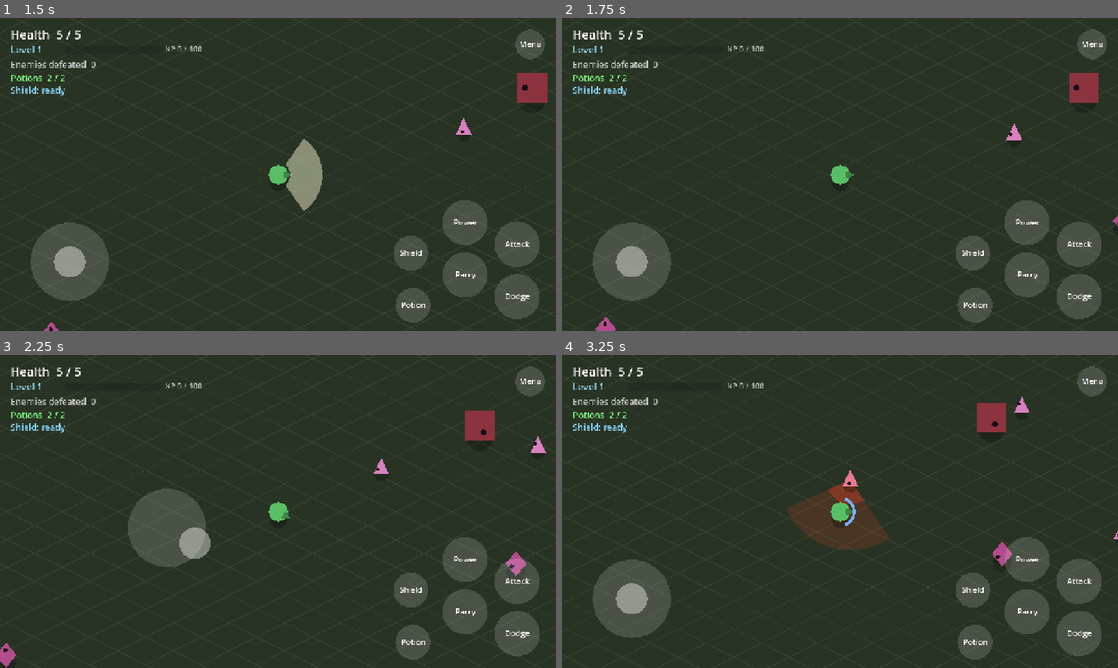
Above: before the commit, frames 1-4 (two rows, left to right).
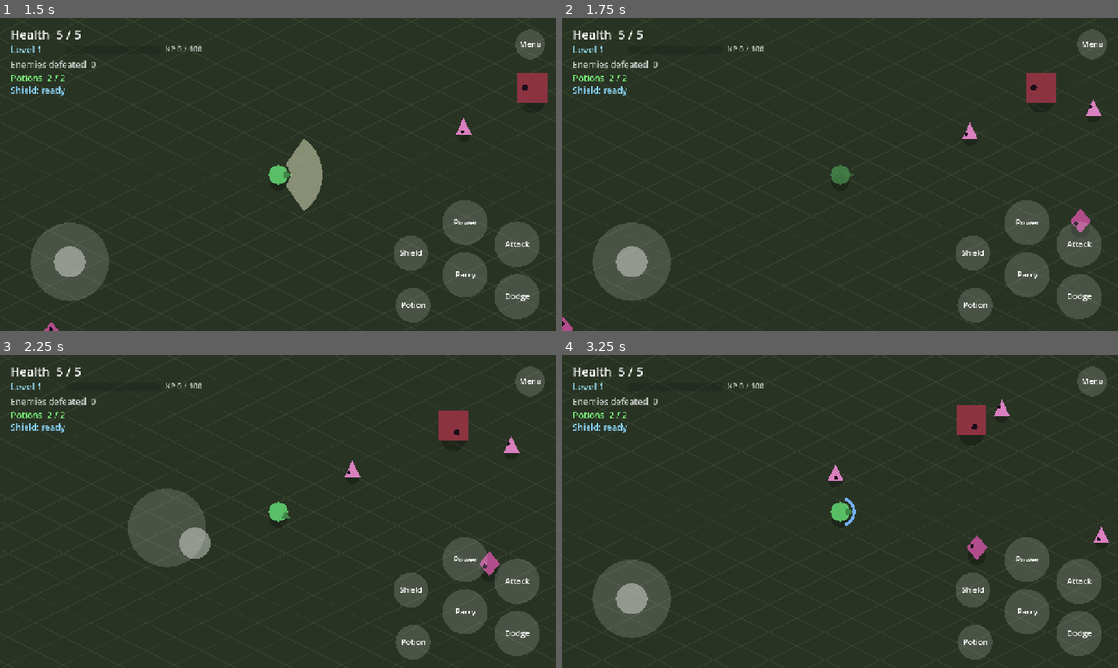
Above: after the commit, the same moments.

Repository: fdamore1984/gobelino-game
Game: Godot game, scene res://scenes/menu.tscn
The game is run twice, just before and just after one commit, with the same random seed, the same clock (stepped at 60 frames per second) and the same inputs.
Inputs (mouse positions are in pixels of both pictures, inside the frame that each line leads up to):
- Up to frame 1 (1.5 s): click "Start" at 0.5 s; tap Enter (ui_accept) at 1.25 s; move the mouse to (400, 158) at 1.27 s; hold D (move_right) from 1.28 s (still down); tap J (attack) at 1.35 s; click (400, 158) at 1.42 s
- Up to frame 2 (1.75 s): keep holding D (move_right); tap Enter (ui_accept) at 1.52 s; tap Space (dodge) at 1.55 s
- Up to frame 3 (2.25 s): release D (move_right) at 2 s; drag from (166, 527) to (250, 574) at 2.02 s
- Up to frame 4 (3.25 s): move the mouse to (895, 442) at 2.77 s; hold D (move_right) from 2.78 s (still down); hold K (parry) from 2.78 s (still down); tap L (heavy_attack) at 2.85 s

Frame 1 is identical in both runs. In frame 2, 1.7% of the frame differs, in the area x 0-100%, y 17-100%; in frame 3, 1.7%; in frame 4, 3.5%, in the area x 40-100%, y 13-70%.

Commit message:
Colpo potente su L2; schivata e parata interrompono la combo, attacco interrompe la schivata
- heavy_attack: L2 (asse del grilletto sinistro) al posto di Y
- Durante un attacco si può schivare o parare in qualsiasi momento:
  la combo si interrompe (anche il colpo già memorizzato)
- Durante una schivata attacco, colpo potente o parata la interrompono
  subito
- Corpo dell'attacco spostato in _update_attack, combo azzerata con
  _end_combo
- Testi IT/EN, README, GDD, pagina itch.io e screenshot aggiornati

Co-Authored-By: Claude Opus 5.5 <noreply@anthropic.com>
Claude-Session: https://claude.ai/code/session_01RZiywFjVqLoW3b1UN9Ro6e

Diff:
--- a/data/translations.csv
+++ b/data/translations.csv
@@ -6,7 +6,7 @@
 HUD_HEALTH,Vita  %d / %d,Health  %d / %d
 HUD_KILLS,Nemici sconfitti  %d,Enemies defeated  %d
 HUD_DEFEAT,Sconfitto!,Defeated!
-HUD_HINT,Muovi: WASD / levetta    Attacco (combo): J / R1    Attacco potente: L / Y    Parata: K / L1 tenuto    Schivata (ripeti per concatenare): Spazio / B,Move: WASD / stick    Attack (combo): J / R1    Power strike: L / Y    Parry: K / L1 hold    Dodge (repeat to chain): Space / B
+HUD_HINT,Muovi: WASD / levetta    Attacco (combo): J / R1    Attacco potente: L / L2    Parata: K / L1 tenuto    Schivata (ripeti per concatenare): Spazio / B,Move: WASD / stick    Attack (combo): J / R1    Power strike: L / L2    Parry: K / L1 hold    Dodge (repeat to chain): Space / B
 FX_DODGED,Schivato!,Dodged!
 FX_BLOCKED,Parato,Blocked
 FX_PERFECT_PARRY,Parata perfetta!,Perfect parry!
--- a/project.godot
+++ b/project.godot
@@ -91,7 +91,7 @@
 }
 heavy_attack={
 "deadzone": 0.5,
-"events": [Object(InputEventKey,"resource_local_to_scene":fa …(234 unchanged characters)… ,"script":null), Object(InputEventJoypadButton,"resource_local_to_scene":false,"resource_name":"","device":-1,"button_index":3,"pressure":0.0,"pressed":true,"script":null)]
+"events": [Object(InputEventKey,"resource_local_to_scene":fa …(234 unchanged characters)… ,"script":null), Object(InputEventJoypadMotion,"resource_local_to_scene":false,"resource_name":"","device":-1,"axis":4,"axis_value":1.0,"script":null)]
 }
 potion={
 "deadzone": 0.5,
--- a/scripts/player.gd
+++ b/scripts/player.gd
@@ -5,9 +5,11 @@
 ##
 ## Azioni: movimento in tutte le direzioni con accelerazione e frenata,
 ## attacchi consecutivi in combo sempre più potenti (R1), attacco potente
-## che chiude la combo con un bonus (Y), parata tenendo premuto (L1),
+## che chiude la combo con un bonus (L2), parata tenendo premuto (L1),
 ## schivate concatenate con cambio di direzione (B), pozioni che curano
 ## (croce sinistra) e scudo che assorbe un colpo (croce destra).
+## Schivata e parata interrompono la combo in qualsiasi momento; attaccare
+## durante una schivata la interrompe e attacca subito.
 ## Una parata perfetta potenzia gli attacchi per qualche secondo.
 ## Sconfiggere nemici dà esperienza; a ogni livello aumentano i danni
 ## base e si sceglie un potenziamento.
@@ -192,36 +194,14 @@
 				_change_state(State.PARRY)
 
 		State.ATTACK:
-			var windup := (HEAVY_WINDUP if _attack_heavy else ATTACK_WINDUP) / _attack_speed
-			var active := (HEAVY_ACTIVE if _attack_heavy else ATTACK_ACTIVE) / _attack_speed
-			var recovery := _attack_recovery() / _attack_speed
-			if _state_time < windup + active:
-				var lunge := HEAVY_LUNGE_SPEED if _attack_heavy else ATTACK_LUNGE_SPEED * (1.0 + 0.2 * (_combo_step - 1))
-				_velocity = facing * lunge if _state_time >= windup * 0.5 else _velocity * 0.8
+			# Schivata e parata sono sempre possibili e interrompono la combo.
+			if Input.is_action_just_pressed("dodge") and _dodge_cooldown == 0.0:
+				_start_dodge(dodge_input)
+			elif Input.is_action_just_pressed("parry"):
+				_end_combo()
+				_change_state(State.PARRY)
 			else:
-				_velocity = _velocity.move_toward(Vector2.ZERO, DECELERATION * delta)
-			# Si memorizza la pressione solo se può davvero continuare la combo:
-			# alla fine della combo le pressioni in più vengono ignorate.
-			if Input.is_action_just_pressed("heavy_attack") and _can_chain_heavy():
-				_queued_attack = "heavy"
-			elif Input.is_action_just_pressed("attack") and _can_chain_attack():
-				_queued_attack = "attack"
-			if not _attack_resolved and _state_time >= windup:
-				_attack_resolved = true
-				_resolve_attack()
-			if _queued_attack != "" and _state_time >= windup + active:
-				if _queued_attack == "heavy":
-					_start_heavy(input)
-				else:
-					_start_attack(_combo_step + 1, input)
-			elif _state_time >= windup + active + recovery:
-				if _combo_finished():
-					_combo_step = 0
-					_heavy_step = 0
-					_combo_timer = 0.0
-				else:
-					_combo_timer = COMBO_WINDOW
-				_change_state(State.NORMAL)
+				_update_attack(input, delta)
 
 		State.PARRY:
 			if input != Vector2.ZERO:
@@ -233,19 +213,29 @@
 				_change_state(State.NORMAL)
 
 		State.DODGE:
-			if Input.is_action_just_pressed("dodge") and _dodges_used < max_chained_dodges \
+			# Attaccare o parare interrompe subito la schivata.
+			if Input.is_action_just_pressed("attack"):
+				_end_combo()
+				_start_attack(1, input)
+			elif Input.is_action_just_pressed("heavy_attack"):
+				_end_combo()
+				_start_heavy(input)
+			elif Input.is_action_just_pressed("parry"):
+				_change_state(State.PARRY)
+			elif Input.is_action_just_pressed("dodge") and _dodges_used < max_chained_dodges \
 					and _state_time >= DODGE_CHAIN_MIN_TIME:
 				_chain_dodge(dodge_input)
 			elif _state_time <= DODGE_STEER_TIME and dodge_input != Vector2.ZERO:
 				_dodge_direction = dodge_input.normalized()
 				_target_facing = _dodge_direction
-			# Scatto rapido che rallenta verso la fine.
-			var t := _state_time / DODGE_TIME
-			_velocity = _dodge_direction * DODGE_SPEED * (1.0 - t * t)
-			if _state_time >= DODGE_TIME:
-				_dodge_cooldown = DODGE_COOLDOWN
-				_dodge_chain_grace = DODGE_CHAIN_GRACE
-				_change_state(State.NORMAL)
+			if _state == State.DODGE:
+				# Scatto rapido che rallenta verso la fine.
+				var t := _state_time / DODGE_TIME
+				_velocity = _dodge_direction * DODGE_SPEED * (1.0 - t * t)
+				if _state_time >= DODGE_TIME:
+					_dodge_cooldown = DODGE_COOLDOWN
+					_dodge_chain_grace = DODGE_CHAIN_GRACE
+					_change_state(State.NORMAL)
 
 		State.HURT:
 			_velocity = _velocity.move_toward(Vector2.ZERO, HURT_KNOCKBACK * 4.0 * delta)
@@ -263,6 +253,45 @@
 
 	position += _velocity * delta
 	queue_redraw()
+
+
+## Avanzamento dell'attacco in corso: affondo, colpo, combo e recupero.
+func _update_attack(input: Vector2, delta: float) -> void:
+	var windup := (HEAVY_WINDUP if _attack_heavy else ATTACK_WINDUP) / _attack_speed
+	var active := (HEAVY_ACTIVE if _attack_heavy else ATTACK_ACTIVE) / _attack_speed
+	var recovery := _attack_recovery() / _attack_speed
+	if _state_time < windup + active:
+		var lunge := HEAVY_LUNGE_SPEED if _attack_heavy else ATTACK_LUNGE_SPEED * (1.0 + 0.2 * (_combo_step - 1))
+		_velocity = facing * lunge if _state_time >= windup * 0.5 else _velocity * 0.8
+	else:
+		_velocity = _velocity.move_toward(Vector2.ZERO, DECELERATION * delta)
+	# Si memorizza la pressione solo se può davvero continuare la combo:
+	# alla fine della combo le pressioni in più vengono ignorate.
+	if Input.is_action_just_pressed("heavy_attack") and _can_chain_heavy():
+		_queued_attack = "heavy"
+	elif Input.is_action_just_pressed("attack") and _can_chain_attack():
+		_queued_attack = "attack"
+	if not _attack_resolved and _state_time >= windup:
+		_attack_resolved = true
+		_resolve_attack()
+	if _queued_attack != "" and _state_time >= windup + active:
+		if _queued_attack == "heavy":
+			_start_heavy(input)
+		else:
+			_start_attack(_combo_step + 1, input)
+	elif _state_time >= windup + active + recovery:
+		if _combo_finished():
+			_end_combo()
+		else:
+			_combo_timer = COMBO_WINDOW
+		_change_state(State.NORMAL)
+
+
+func _end_combo() -> void:
+	_combo_step = 0
+	_heavy_step = 0
+	_combo_timer = 0.0
+	_queued_attack = ""
 
 
 ## Un nemico colpisce il giocatore. Restituisce l'esito, così il nemico
Binary file changed: store/itch/cover_en.png
Binary file changed: store/itch/cover_it.png
Binary file changed: store/itch/en_1_combat.png
Binary file changed: store/itch/en_2_parry.png
Binary file changed: store/itch/en_3_level_up.png
Binary file changed: store/itch/it_1_combat.png
Binary file changed: store/itch/it_2_parry.png
Binary file changed: store/itch/it_3_level_up.png
Not shown, changed: README.md
Not shown, changed: docs/GDD.md
Not shown, changed: store/itch/README.md
